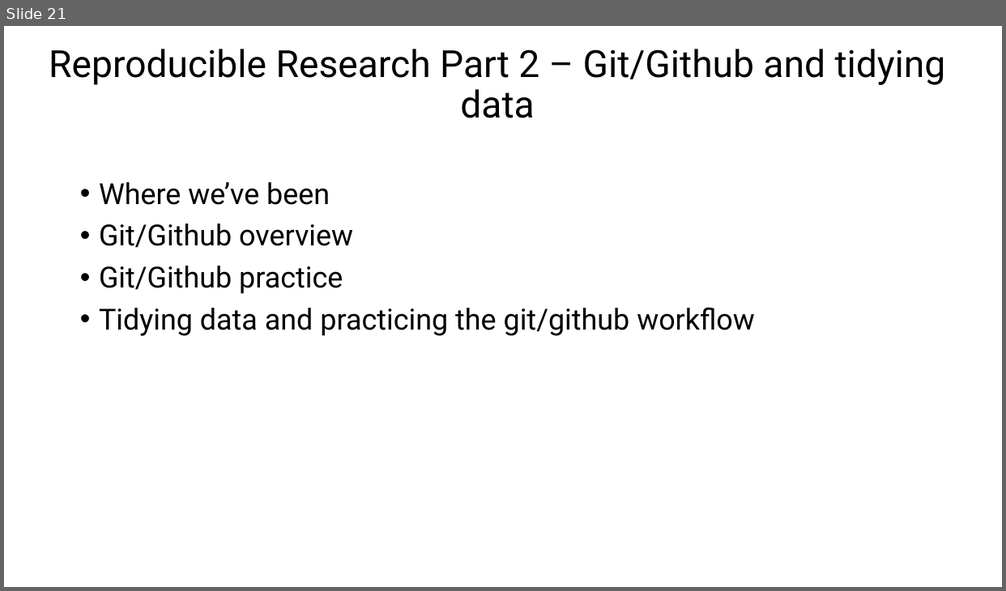
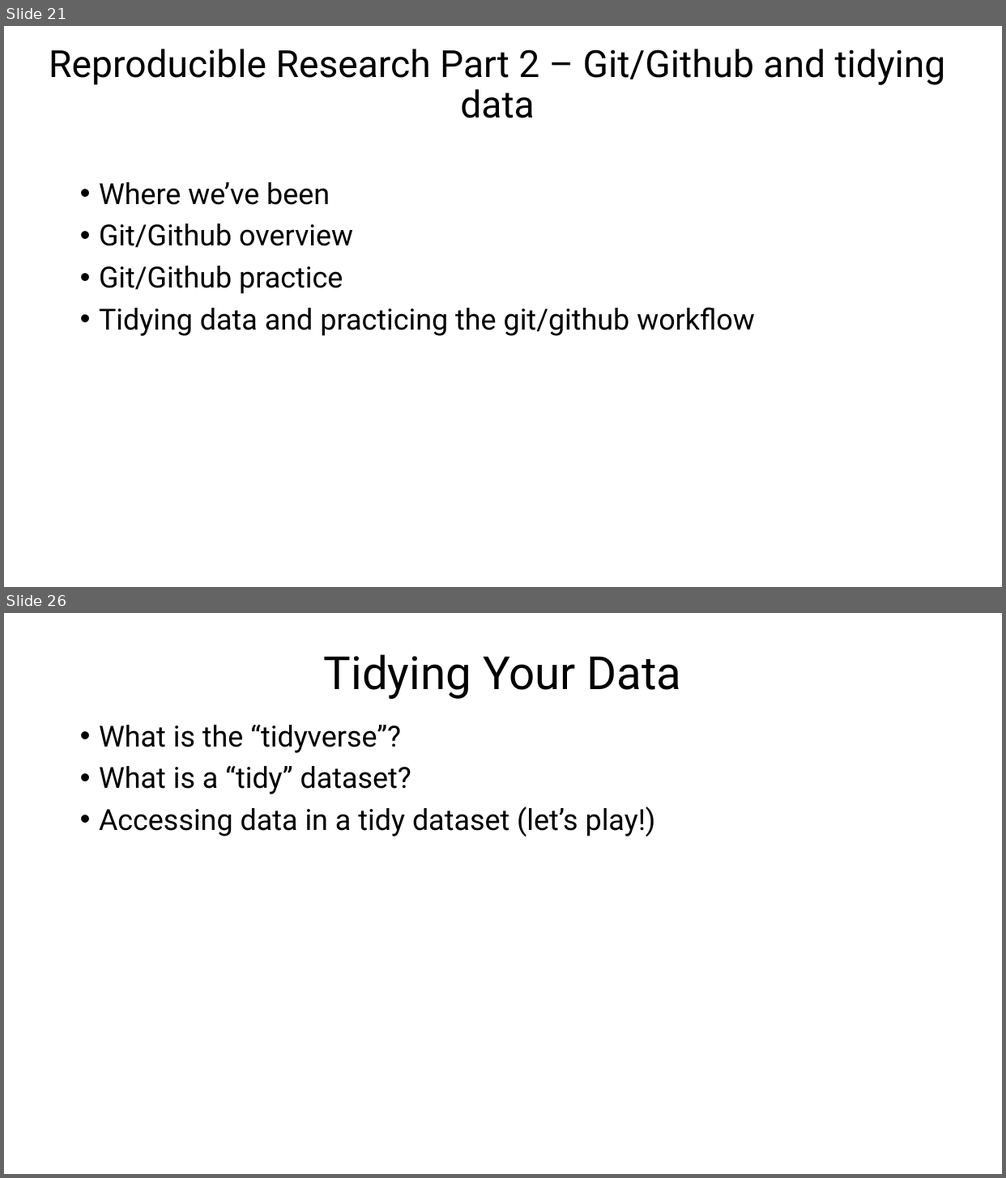
Before and after one commit to marissadyck/reproducible-research-R-ASM, a slide deck: docs/Reproducible research in R.pptx. Shown one above the other, each under a label of ours: slide 21 before the commit, slides 21 and 26 after it; the slides between them are not shown. The pictures are 1006x591 and 1006x1178 pixels, drawn with LibreOffice and Linux fonts; fonts in the diff are those of the drawing. Boxes give left, top, right and bottom in pixels: in the first picture for what was removed or moved away, otherwise in the second. Text is boxed around its words. In the diff, an @@ line names an element or a change of style, - is before the commit and + after.

```diff
--- a/docs/Reproducible research in R.pptx
+++ b/docs/Reproducible research in R.pptx
@@ slide 26 added at (x1=4, y1=613, x2=1002, y2=1174), background #FFFFFF @@
@@ title added at (x1=324, y1=654, x2=682, y2=699), 44 pt, text #000000 @@
+Tidying Your Data
@@ text added at (x1=99, y1=725, x2=656, y2=837), 28 pt, text #000000 @@
+• What is the “tidyverse”?
+• What is a “tidy” dataset?
+• Accessing data in a tidy dataset (let’s play!)
```
Also in this commit, not shown: 8 other slides added, 1 slide removed, 2 other files.
